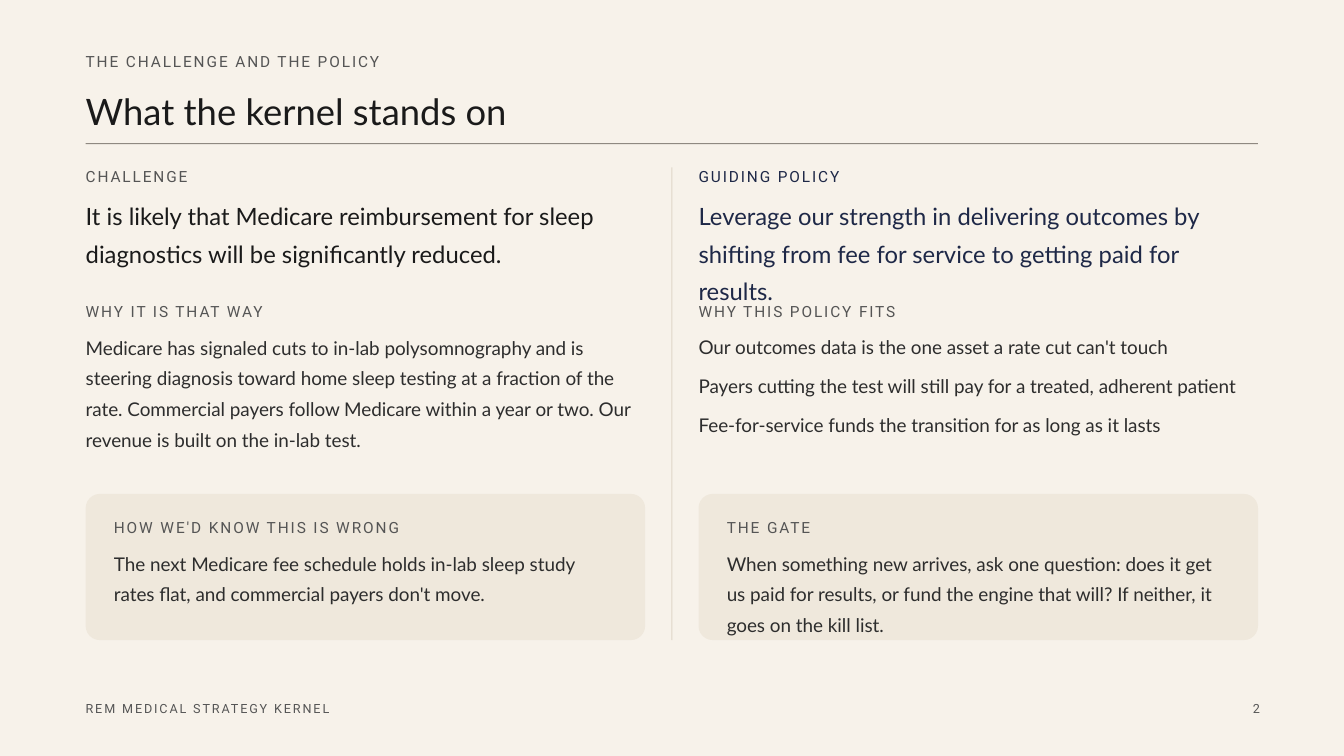
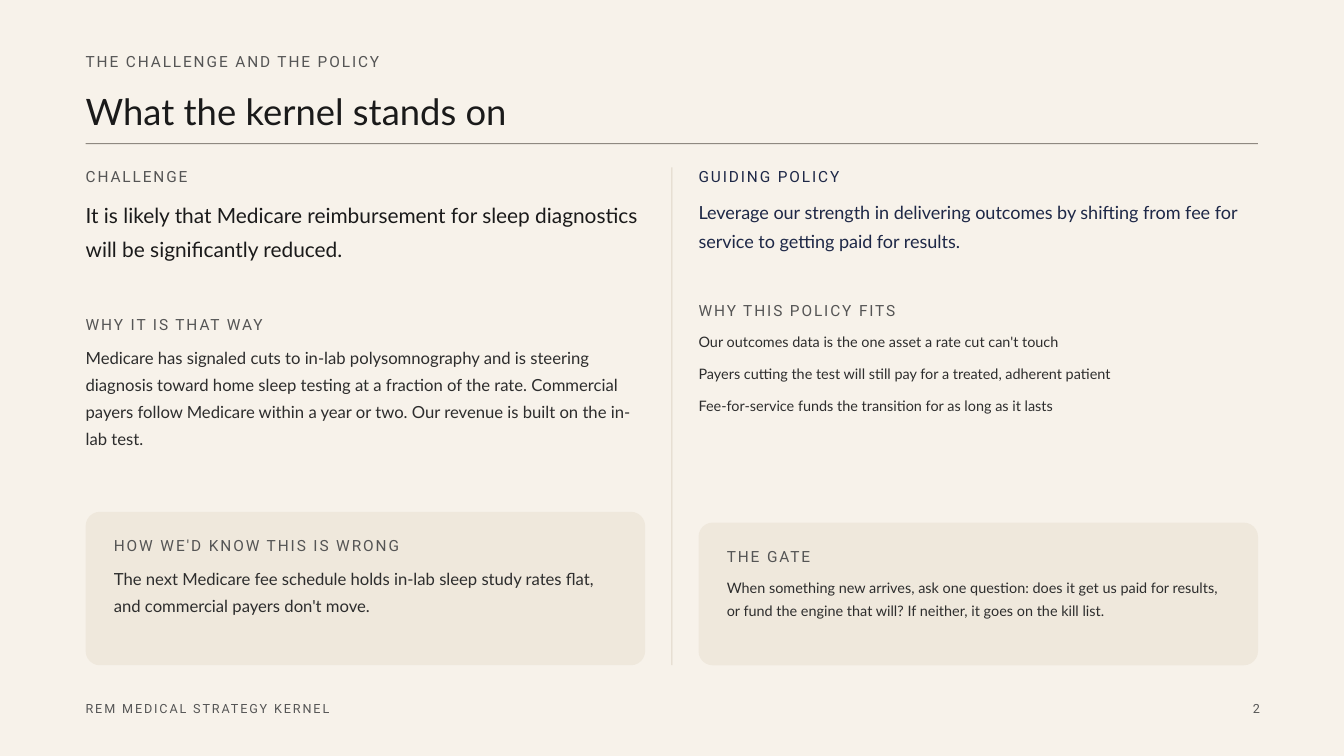
Before and after one commit to bigchewy/aligned_cc_skills, a slide deck: slide 2 of frameworks/kernel-of-good-strategy/example-strategy-kernel.pptx. Drawn at 1344x756 pixels with LibreOffice and Linux fonts; fonts in the diff are those of the drawing. Boxes give left, top, right and bottom in pixels: in the first picture for what was removed or moved away, otherwise in the second. Text is boxed around its words. In the diff, an @@ line names an element or a change of style, - is before the commit and + after.

```diff
--- a/frameworks/kernel-of-good-strategy/example-strategy-kernel.pptx
+++ b/frameworks/kernel-of-good-strategy/example-strategy-kernel.pptx
@@ rectangle: place and size @@
-rectangle at box(671, 167, 673, 640)
+rectangle at box(671, 167, 673, 665)
@@ text "It is likely that Medicare ..." at box(86, 207, 637, 261): size 17 to 15 pt; line spacing 1.3 to 1.35 @@
@@ text "Leverage our strength in delivering ..." at box(699, 205, 1238, 252): size 17 to 12.9 pt; line spacing 1.3 to 1.35 @@
@@ text "WHY IT IS THAT WAY": place and size @@
-text "WHY IT IS THAT WAY" at box(86, 302, 645, 321)
+text "WHY IT IS THAT WAY" at box(86, 315, 645, 333)
@@ text "Our outcomes data is the ..." at box(699, 336, 1111, 414): size 13.5 to 10.3 pt @@
@@ text "Medicare has signaled cuts to ...": place and size @@
-text "Medicare has signaled cuts to ..." at box(86, 341, 631, 447)
+text "Medicare has signaled cuts to ..." at box(86, 351, 630, 445)
@@ text "Medicare has signaled cuts to ..." at box(86, 351, 630, 445): size 13.5 to 11.9 pt @@
@@ rounded rectangle: place and size @@
-rounded rectangle at box(86, 494, 645, 640)
+rounded rectangle at box(86, 512, 645, 665)
@@ rounded rectangle at box(86, 512, 645, 665): proportions changed @@
@@ text "HOW WE'D KNOW THIS IS ...": place and size @@
-text "HOW WE'D KNOW THIS IS ..." at box(114, 521, 399, 533)
+text "HOW WE'D KNOW THIS IS ..." at box(114, 539, 399, 551)
@@ rounded rectangle: place and size @@
-rounded rectangle at box(699, 494, 1258, 640)
+rounded rectangle at box(699, 522, 1258, 665)
@@ rounded rectangle at box(699, 522, 1258, 665): proportions changed @@
@@ text "The next Medicare fee schedule ..." at box(114, 572, 594, 615): size 13.5 to 11.9 pt @@
@@ text "The next Medicare fee schedule ...": place and size @@
-text "The next Medicare fee schedule ..." at box(114, 557, 576, 605)
+text "The next Medicare fee schedule ..." at box(114, 572, 594, 615)
@@ text "THE GATE": place and size @@
-text "THE GATE" at box(727, 518, 1230, 536)
+text "THE GATE" at box(727, 546, 1230, 565)
@@ text "When something new arrives, ask ..." at box(727, 582, 1218, 619): size 13.5 to 10.3 pt @@
@@ text "When something new arrives, ask ...": place and size @@
-text "When something new arrives, ask ..." at box(727, 557, 1212, 632)
+text "When something new arrives, ask ..." at box(727, 582, 1218, 619)
```
Also in this commit, not shown: 6 other slides changed, 7 other files.
